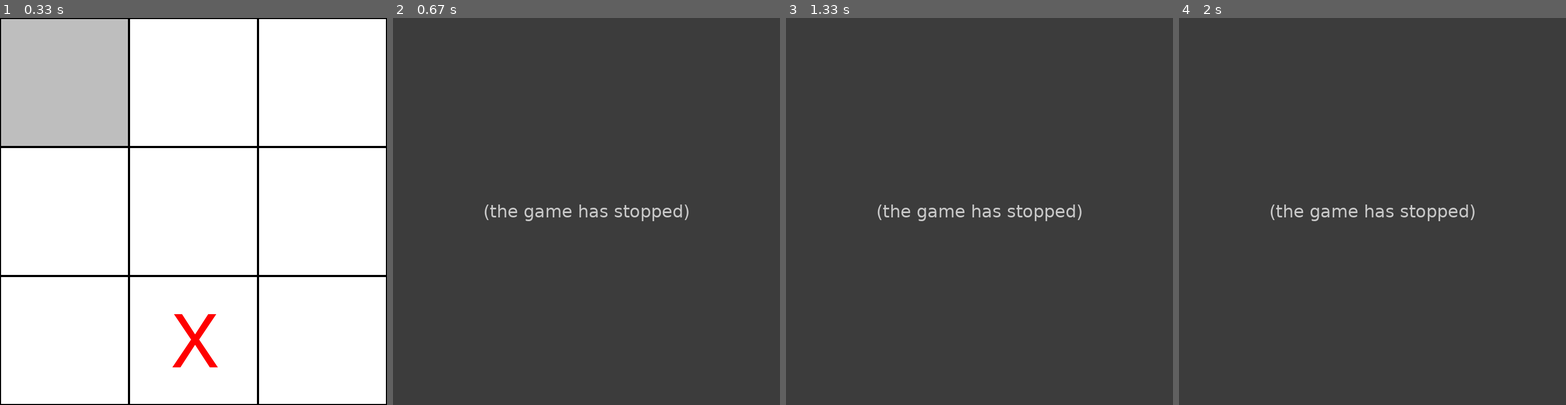
Above: before the commit, frames 1-4 (left to right).
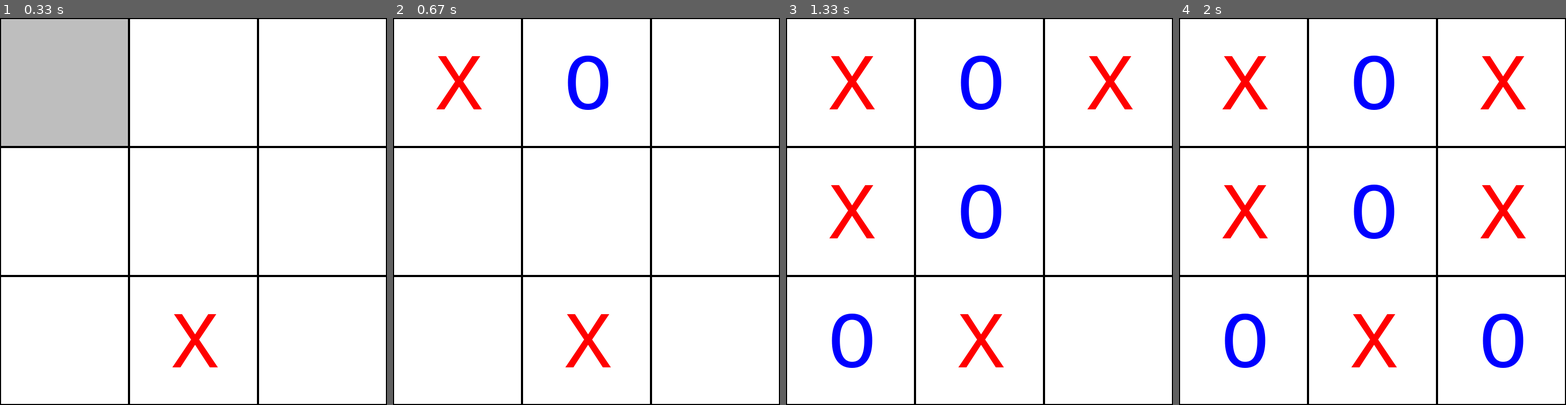
Above: after the commit, the same moments.

Repository: callum-lin/noughts-and-crosses-solver
Game: pygame game, started from game_pygame.py
The game is run twice, just before and just after one commit, with the same random seed, the same clock (stepped at 60 frames per second) and the same inputs.
Inputs (mouse positions are in pixels of both pictures, inside the frame that each line leads up to):
- Up to frame 1 (0.33 s): no input
- Up to frame 2 (0.67 s): press the mouse at (714, 83) at 0.37 s; move the mouse to (644, 95) at 0.47 s; release the mouse at (571, 107) at 0.6 s
- Up to frame 3 (1.33 s): press the mouse at (979, 83) at 0.7 s; move the mouse to (909, 203) at 0.8 s; release the mouse at (844, 323) at 0.93 s; press the mouse at (851, 339) at 1.03 s; move the mouse to (944, 250) at 1.13 s; release the mouse at (1041, 157) at 1.27 s
- Up to frame 4 (2 s): click (1500, 339) at 1.38 s

Frame 1 is identical in both runs. In frame 2, 100% of the frame differs, in the area x 0-100%, y 0-100%; in frame 3, 100%; in frame 4, 100%.
Error before the commit: TypeError: You cannot call this function when the game has already been concluded. (noughts_...; the game stopped at 0.6 s (later frames are placeholders)

Commit message:
fix previous bad commit

Diff:
--- a/game_cli.py
+++ b/game_cli.py
@@ -18,6 +18,14 @@
 
 def clear_screen():
     print("\x1Bc")
+
+
+def enable_alternate_text_buffer():
+    print("\x1B[?1049h")
+
+
+def disable_alternate_text_buffer():
+    print("\x1B[?1049l")
 
 
 def print_board(board):
@@ -49,14 +57,6 @@
         sleep(1)
         clear_screen()
         print_board(board)
-
-
-def enable_alternate_text_buffer():
-    print("\x1B[?1049h")
-
-
-def disable_alternate_text_buffer():
-    print("\x1B[?1049l")
 
 
 def game_loop(board):
--- a/noughts_and_crosses.py
+++ b/noughts_and_crosses.py
@@ -87,9 +87,7 @@
 
 def negamax(board, starting=True):
     if game_ended(board):
-        raise TypeError(
-            "You cannot call this function when the game has already been concluded."
-        )
+        return evaluate(board)
     max_score = -inf
     best_move = None
     for move in get_all_child_moves(board):
